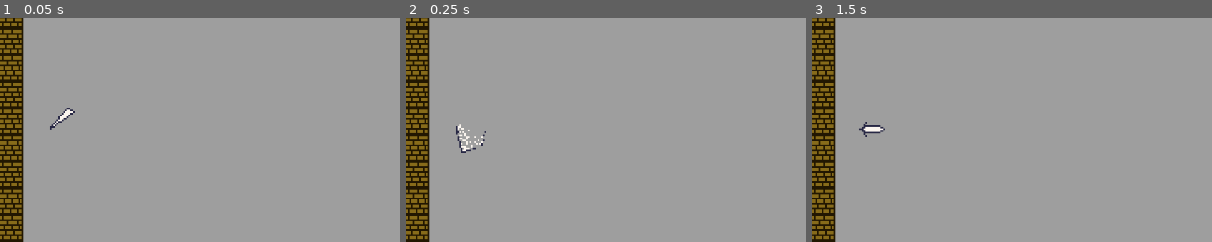
Above: before the commit, frames 1-3 (left to right).
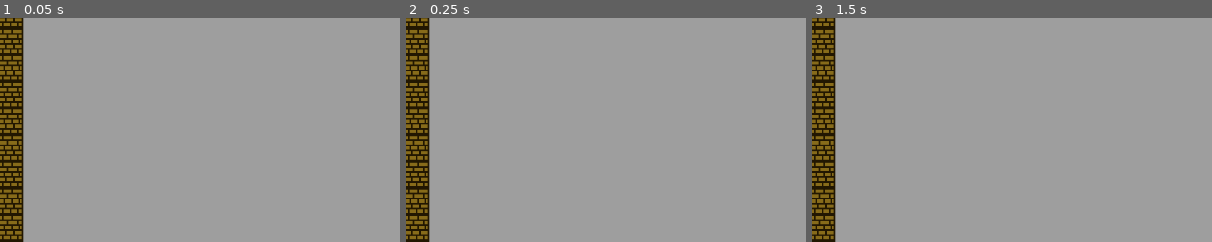
Above: after the commit, the same moments.

Repository: SamuelAlves-23/multiclassing
Game: Godot game, scene res://Arenas/local_lobby.tscn
The game is run twice, just before and just after one commit, with the same random seed, the same clock (stepped at 60 frames per second) and the same inputs. This scene is started directly instead of the project's main scene.
Inputs (mouse positions are % of the whole screen's width and height, from its top left):
- Up to frame 1 (0.05 s): no input
- Up to frame 2 (0.25 s): no input
- Up to frame 3 (1.5 s): tap Enter at 0.5 s; move the mouse to (72, 45) at 0.52 s; hold D (move_right_p1) 0.53-1.28 s; click (72, 45) at 0.6 s; move the mouse to (30, 55) at 1.27 s; hold S (move_down_p1) from 1.28 s (still down); right-click (30, 55) at 1.35 s
The pictures show only the part of the screen within x 0-50%, y 21-71%; the shares and areas given below are measured in that part.

The runs differ from the first frame. In frame 1, 0.2% of the frame differs, in the area x 12-19%, y 40-50%; in frame 2, 0.3%, in the area x 12-20%, y 47-61%; in frame 3, 0.2%.

Commit message:
Eliminada espada de prueba

Diff:
--- a/Arenas/local_lobby.tscn
+++ b/Arenas/local_lobby.tscn
@@ -94,10 +94,6 @@
 position = Vector2(74, 215)
 item_scene = ExtResource("10_t7kq3")
 
-[node name="Sword" parent="." instance=ExtResource("6_7r6bp")]
-position = Vector2(23, 123)
-auto = true
-
 [connection signal="body_entered" from="ExitArea" to="." method="_on_exit_area_body_entered"]
 [connection signal="body_entered" from="ReadyArea" to="." method="_on_ready_area_body_entered"]
 [connection signal="body_exited" from="ReadyArea" to="." method="_on_ready_area_body_exited"]
